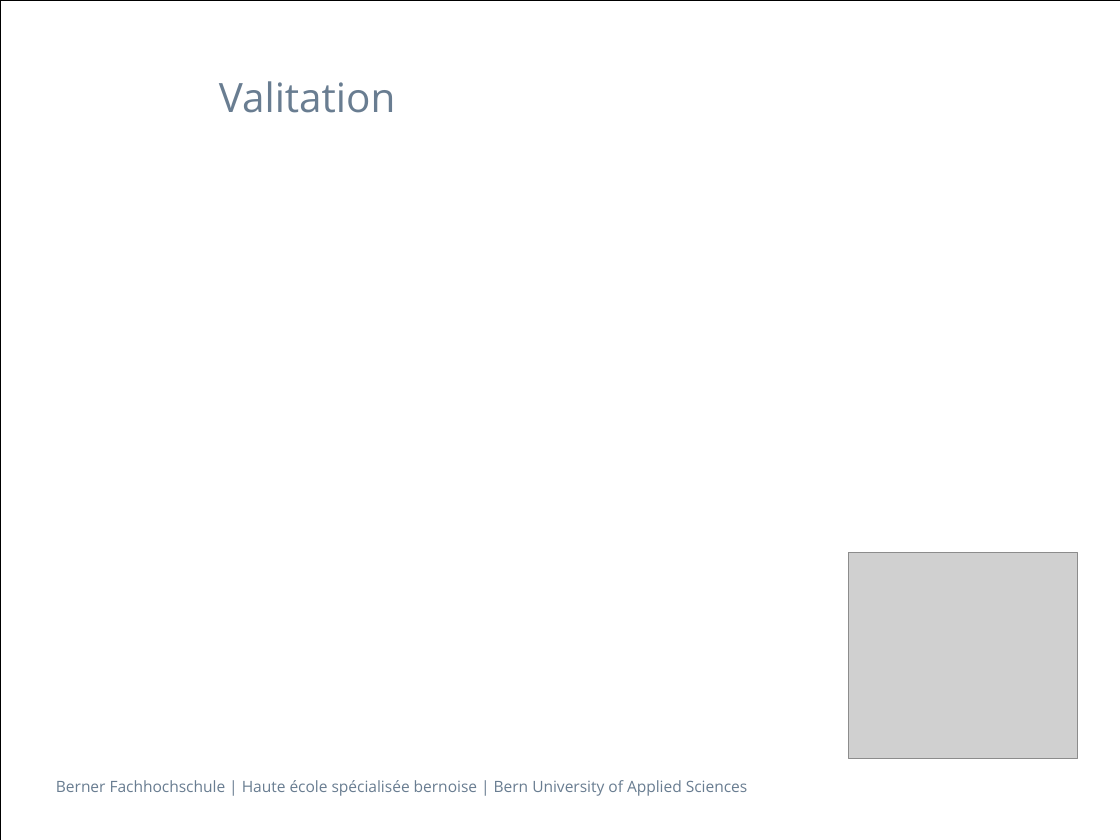
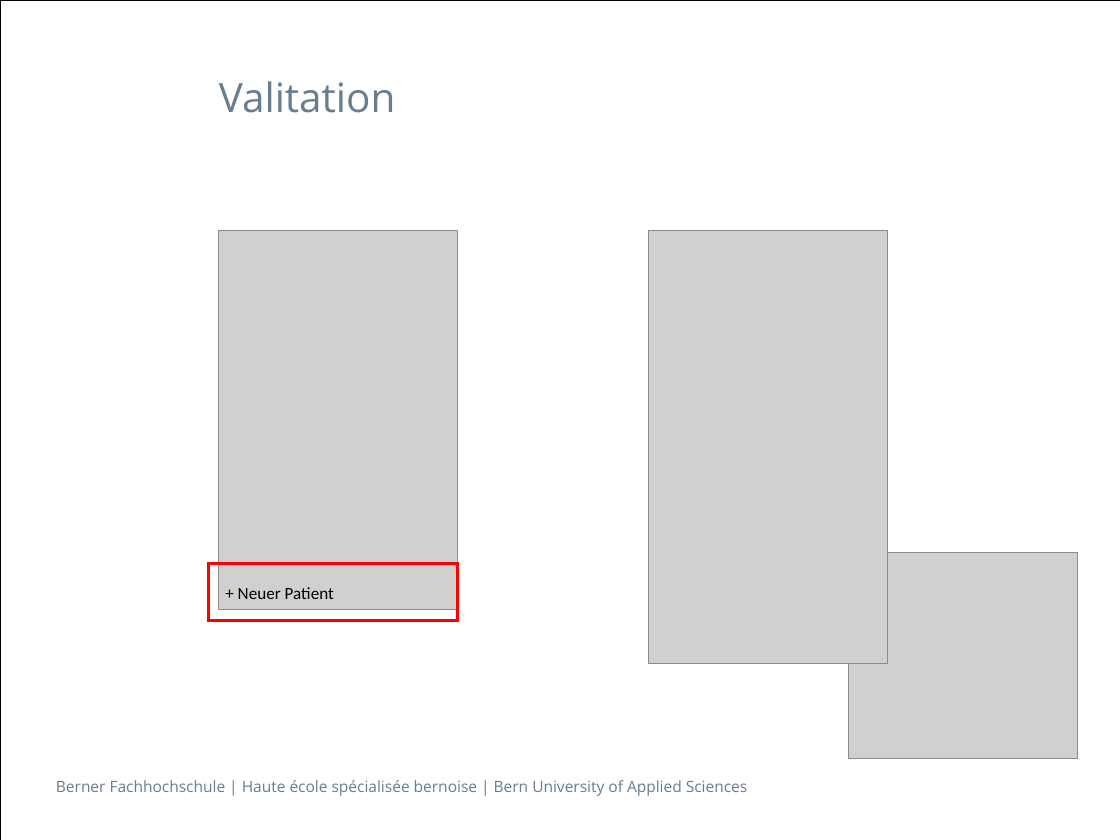
Before and after one commit to isels1/ch.bfh.btx8081.w2015.blue, a slide deck: slide 11 of doc/Task03/Task3.pptx. Drawn at 1120x840 pixels with LibreOffice and Linux fonts; fonts in the diff are those of the drawing; grey boxes stand for pictures. Boxes give left, top, right and bottom in pixels: in the first picture for what was removed or moved away, otherwise in the second. Text is boxed around its words. In the diff, an @@ line names an element or a change of style, - is before the commit and + after.

Commit message:
added validation

```diff
--- a/doc/Task03/Task3.pptx
+++ b/doc/Task03/Task3.pptx
@@ picture added at [218,230,457,609] @@
@@ picture added at [648,230,887,663] @@
@@ rectangle added at [208,563,458,620], outline #FF0000 2 pt @@
@@ text added at [238,587,334,599], 11 pt, text #000000 @@
++ Neuer Patient
```
